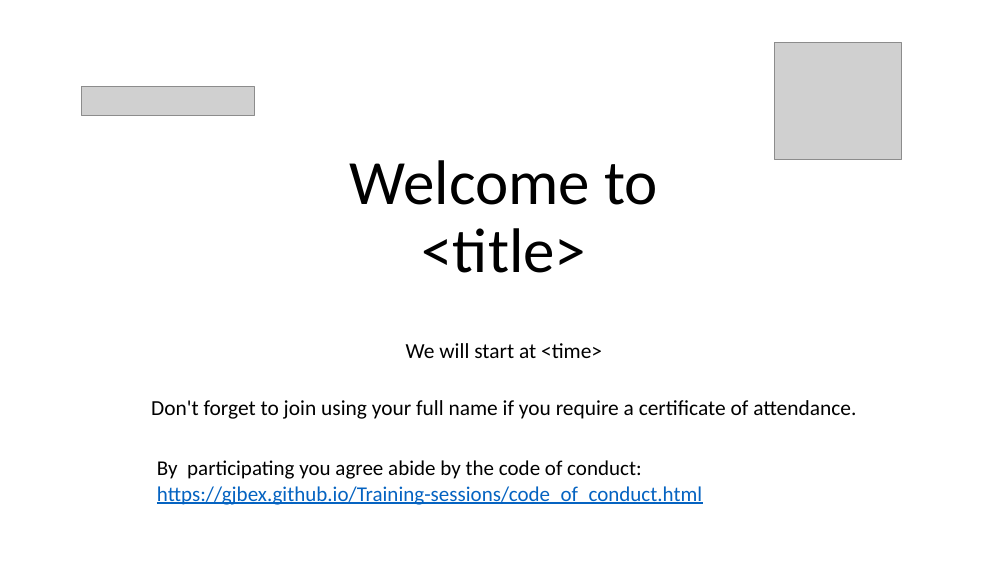
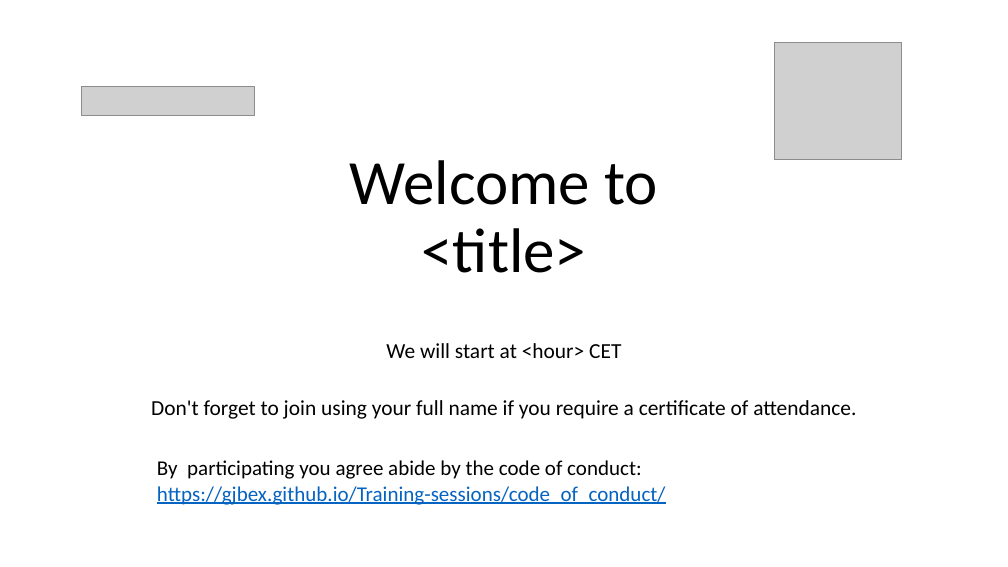
Before and after one commit to gjbex/Training-sessions, a slide deck: slide 1 of misc/welcome_to.pptx. Drawn at 1008x567 pixels with LibreOffice and Linux fonts; fonts in the diff are those of the drawing; grey boxes stand for pictures. Boxes give left, top, right and bottom in pixels: in the first picture for what was removed or moved away, otherwise in the second. Text is boxed around its words. In the diff, an @@ line names an element or a change of style, - is before the commit and + after.

Commit message:
Fix link to code of conduct

```diff
--- a/misc/welcome_to.pptx
+++ b/misc/welcome_to.pptx
@@ subtitle at <box>386,343,621,358</box>: text changed @@
-We will start at <time>
+We will start at <hour> CET
@@ text at <box>157,460,666,505</box>: text changed @@
-By participating you agree abide by the code of conduct:
-https://gjbex.github.io/Training-sessions/code_of_conduct.html
+By participating you agree abide by the code of conduct:
+https://gjbex.github.io/Training-sessions/code_of_conduct/
```
